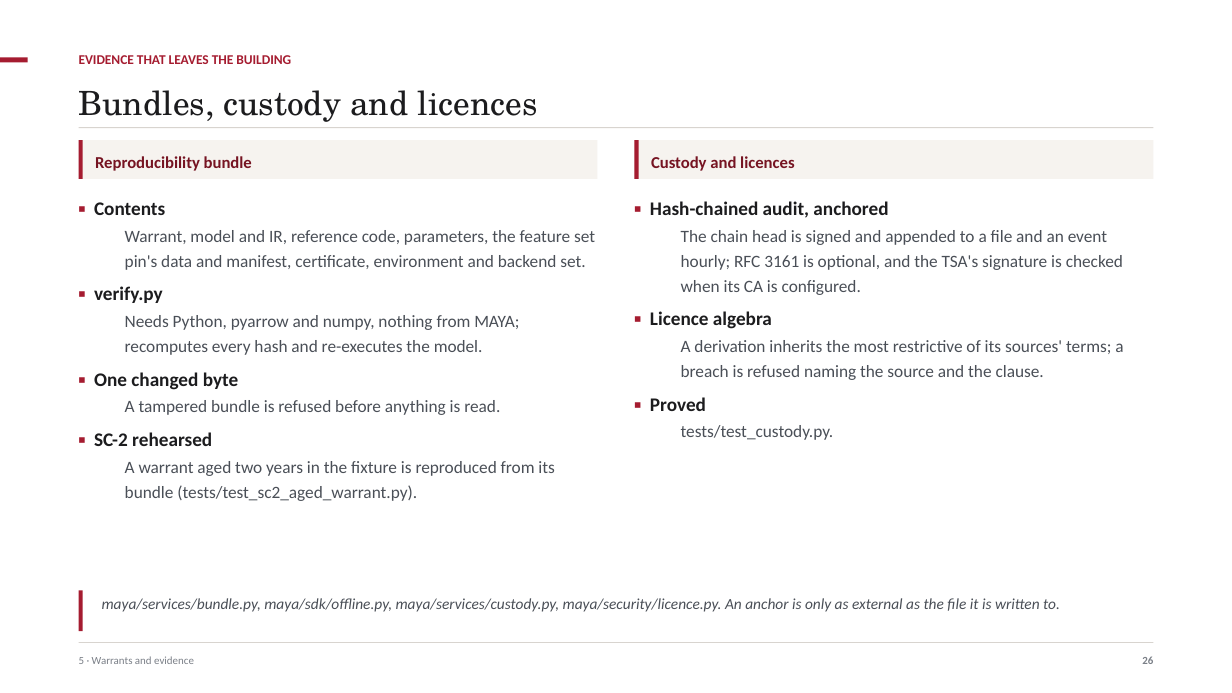
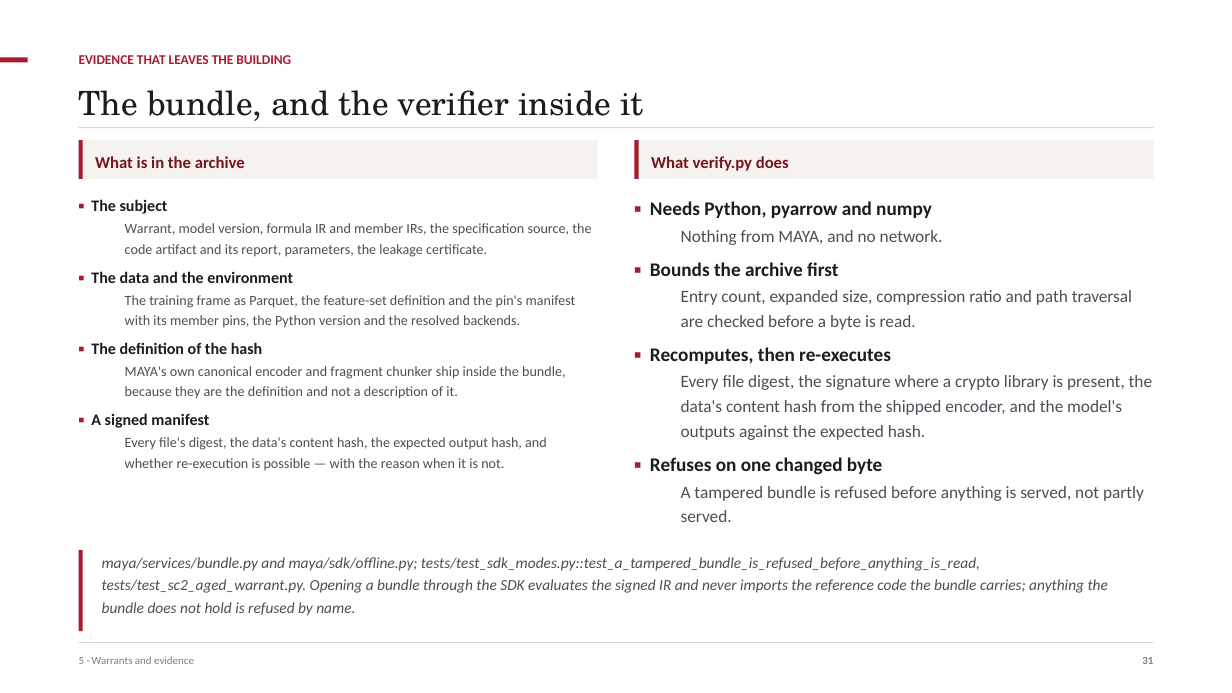
Before and after one commit to ajsinha/maya, a slide deck: slide 31 of docs/MAYA-System-Design.pptx (slide 26 before the commit). Drawn at 1232x693 pixels with LibreOffice and Linux fonts; fonts in the diff are those of the drawing. Boxes give left, top, right and bottom in pixels: in the first picture for what was removed or moved away, otherwise in the second. Text is boxed around its words. In the diff, an @@ line names an element or a change of style, - is before the commit and + after.

Commit message:
Three decks that tell the product, not the paper
The Concepts and Formalism deck walked the research paper and marked each
construction with what MAYA implements. That is commentary on a document,
not an account of a product: a reader who wanted to know what MAYA does
had to care first about what the paper claims. It is deleted, its module
with it, and the theory now lives only in the paper.

In its place MAYA-Capabilities: what the platform does, ending with one
model carried the whole way -- IFRS 9 expected credit loss, three members
and a combiner, the contract that could not see the combiner's own
parameters, the four places MAYA said no, and the finding the study
refused to flatter, that at portfolio level the allowance is 2.67 times
the loss. A worked example is what makes it a story rather than a list.

The other two are rewritten against the code rather than edited. What the
old decks had got wrong, and now say correctly: fifteen feature operators,
not twelve; six covenant kinds, not five; five rungs of the artifact
ladder gate and the sixth records a warning; MAYA evaluates the formula IR
in process and refuses a declared black box outright rather than scoring
it; fragments are chunked in rows, not bytes; seven capacity targets are
met and one is not met reliably; nine case studies are built, not eleven.
There is no committee primitive, so the slides say approval thresholds.

```diff
--- a/docs/MAYA-System-Design.pptx
+++ b/docs/MAYA-System-Design.pptx
@@ text at box(79, 90, 643, 121): text changed @@
-Bundles, custody and licences
+The bundle, and the verifier inside it
@@ text at box(95, 156, 245, 168): text changed @@
-Reproducibility bundle
+What is in the archive
@@ text at box(651, 156, 789, 171): text changed @@
-Custody and licences
+What verify.py does
@@ text at box(91, 199, 591, 470): text changed; size 13.5 to 11 pt @@
-▪ Contents
-  Warrant, model and IR, reference code, parameters, the feature set pin's data and manifest, certificate, environment and backend set.
-▪ verify.py
-  Needs Python, pyarrow and numpy, nothing from MAYA; recomputes every hash and re-executes the model.
-▪ One changed byte
-  A tampered bundle is refused before anything is read.
-▪ SC-2 rehearsed
-  A warrant aged two years in the fixture is reproduced from its bundle (tests/test_sc2_aged_warrant.py).
+▪ The subject
+  Warrant, model version, formula IR and member IRs, the specification source, the code artifact and its report, parameters, the leakage certificate.
+▪ The data and the environment
+  The training frame as Parquet, the feature-set definition and the pin's manifest with its member pins, the Python version and the resolved backends.
+▪ The definition of the hash
+  MAYA's own canonical encoder and fragment chunker ship inside the bundle, because they are the definition and not a description of it.
+▪ A signed manifest
+  Every file's digest, the data's content hash, the expected output hash, and whether re-execution is possible — with the reason when it is not.
@@ text at box(650, 201, 1152, 522): text changed @@
-▪ Hash-chained audit, anchored
-  The chain head is signed and appended to a file and an event hourly; RFC 3161 is optional, and the TSA's signature is checked when its CA is configured.
-▪ Licence algebra
-  A derivation inherits the most restrictive of its sources' terms; a breach is refused naming the source and the clause.
-▪ Proved
-  tests/test_custody.py.
+▪ Needs Python, pyarrow and numpy
+  Nothing from MAYA, and no network.
+▪ Bounds the archive first
+  Entry count, expanded size, compression ratio and path traversal are checked before a byte is read.
+▪ Recomputes, then re-executes
+  Every file digest, the signature where a crypto library is present, the data's content hash from the shipped encoder, and the model's outputs against the expected hash.
+▪ Refuses on one changed byte
+  A tampered bundle is refused before anything is served, not partly served.
@@ rectangle: place and size @@
-rectangle at box(79, 591, 82, 631)
+rectangle at box(79, 550, 82, 631)
@@ text at box(102, 557, 1108, 616): text changed @@
-maya/services/bundle.py, maya/sdk/offline.py, maya/services/custody.py, maya/security/licence.py. An anchor is only as external as the file it is written to.
+maya/services/bundle.py and maya/sdk/offline.py; tests/test_sdk_modes.py::test_a_tampered_bundle_is_refused_before_anything_is_read, tests/test_sc2_aged_warrant.py. Opening a bundle through the SDK evaluates the signed IR and never imports the reference code the bundle carries; anything the bundle does not hold is refused by name.
@@ text at box(1142, 657, 1153, 664): text changed @@
-26
+31
```
Also in this commit, not shown: 33 other slides changed, 7 slides added, 12 other files.
